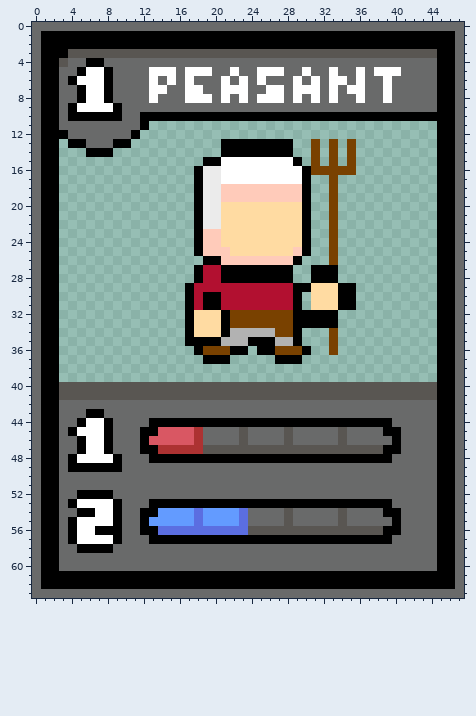
File history of a pixel-art file, Assets/Art/Peasant.aseprite. Above is the file before it was changed.
48x64 pixels, 1 frame.
Now the later version:
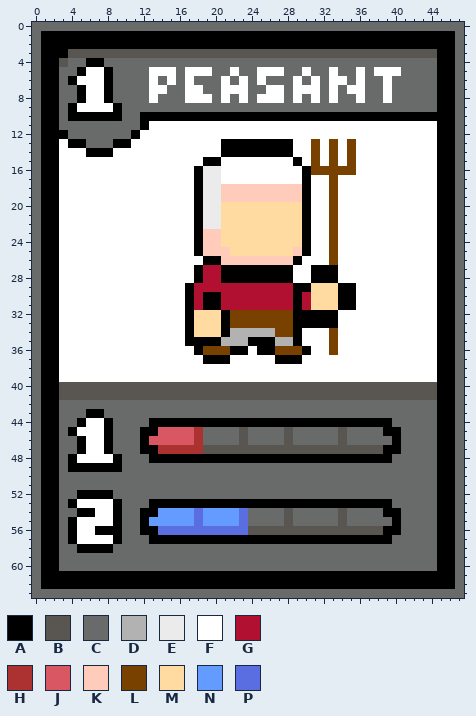
Palette (. is transparent): A #000000  B #595652  C #696a6a  D #b2b2b2  E #ebebeb  F #ffffff  G #b21030  H #ac3232  J #d95763  K #ffcbba  L #794100  M #ffdba2  N #639bff  P #5b6ee1
The edit:
@@ x 0..47 @@
 10 CAACAAAAAACCAAAAAAAAAAAAAAAAAAAAAAAAAAAAAAAAAAAC
-11 CAACCCCCCCCCA................................AAC
-12 CAAACCCCCCCA.................................AAC
-13 CAA.AACCCAA..........AAAAAAAA..L.L.L.........AAC
-14 CAA...AAA............AAAAAAAA..L.L.L.........AAC
-15 CAA................AAFFFFFFFFA.L.L.L.........AAC
-16 CAA...............AEEFFFFFFFFFALLLLL.........AAC
-17 CAA...............AEEFFFFFFFFFA..L...........AAC
-18 CAA...............AEEKKKKKKKKKA..L...........AAC
-19 CAA...............AEEKKKKKKKKKA..L...........AAC
-20 CAA...............AEEMMMMMMMMMA..L...........AAC
-21 CAA...............AEEMMMMMMMMMA..L...........AAC
-22 CAA...............AEEMMMMMMMMMA..L...........AAC
-23 CAA...............AKKMMMMMMMMMA..L...........AAC
-24 CAA...............AKKMMMMMMMMMA..L...........AAC
-25 CAA...............AKKKMMMMMMMKA..L...........AAC
-26 CAA................AAKKKKKKKKA...L...........AAC
-27 CAA...............AGGAAAAAAAA..AAA...........AAC
-28 CAA...............AGGAAAAAAAA..AAA...........AAC
-29 CAA..............AGGGGGGGGGGGAAMMMAA.........AAC
-30 CAA..............AGAAGGGGGGGGA.MMMAA.........AAC
-31 CAA..............AGAAGGGGGGGGA.MMMAA.........AAC
-32 CAA..............AMMMALLLLLLLAAAAA...........AAC
-33 CAA..............AMMMALLLLLLLAAAAA...........AAC
-34 CAA..............AMMMADDDDDLLA...L...........AAC
-35 CAA..............AAAADDDAAADDA...L...........AAC
-36 CAA...............ALLLAA.AALLLA..L...........AAC
-37 CAA................AAA.....AAA...............AAC
-38 CAA..........................................AAC
-39 CAA..........................................AAC
+11 CAACCCCCCCCCAFFFFFFFFFFFFFFFFFFFFFFFFFFFFFFFFAAC
+12 CAAACCCCCCCAFFFFFFFFFFFFFFFFFFFFFFFFFFFFFFFFFAAC
+13 CAAFAACCCAAFFFFFFFFFFAAAAAAAAFFLFLFLFFFFFFFFFAAC
+14 CAAFFFAAAFFFFFFFFFFFFAAAAAAAAFFLFLFLFFFFFFFFFAAC
+15 CAAFFFFFFFFFFFFFFFFAAFFFFFFFFAFLFLFLFFFFFFFFFAAC
+16 CAAFFFFFFFFFFFFFFFAEEFFFFFFFFFALLLLLFFFFFFFFFAAC
+17 CAAFFFFFFFFFFFFFFFAEEFFFFFFFFFAFFLFFFFFFFFFFFAAC
+18 CAAFFFFFFFFFFFFFFFAEEKKKKKKKKKAFFLFFFFFFFFFFFAAC
+19 CAAFFFFFFFFFFFFFFFAEEKKKKKKKKKAFFLFFFFFFFFFFFAAC
+20 CAAFFFFFFFFFFFFFFFAEEMMMMMMMMMAFFLFFFFFFFFFFFAAC
+21 CAAFFFFFFFFFFFFFFFAEEMMMMMMMMMAFFLFFFFFFFFFFFAAC
+22 CAAFFFFFFFFFFFFFFFAEEMMMMMMMMMAFFLFFFFFFFFFFFAAC
+23 CAAFFFFFFFFFFFFFFFAKKMMMMMMMMMAFFLFFFFFFFFFFFAAC
+24 CAAFFFFFFFFFFFFFFFAKKMMMMMMMMMAFFLFFFFFFFFFFFAAC
+25 CAAFFFFFFFFFFFFFFFAKKKMMMMMMMKAFFLFFFFFFFFFFFAAC
+26 CAAFFFFFFFFFFFFFFFFAAKKKKKKKKAFFFLFFFFFFFFFFFAAC
+27 CAAFFFFFFFFFFFFFFFAGGAAAAAAAAFFAAAFFFFFFFFFFFAAC
+28 CAAFFFFFFFFFFFFFFFAGGAAAAAAAAFFAAAFFFFFFFFFFFAAC
+29 CAAFFFFFFFFFFFFFFAGGGGGGGGGGGAAMMMAAFFFFFFFFFAAC
+30 CAAFFFFFFFFFFFFFFAGAAGGGGGGGGAGMMMAAFFFFFFFFFAAC
+31 CAAFFFFFFFFFFFFFFAGAAGGGGGGGGAGMMMAAFFFFFFFFFAAC
+32 CAAFFFFFFFFFFFFFFAMMMALLLLLLLAAAAAFFFFFFFFFFFAAC
+33 CAAFFFFFFFFFFFFFFAMMMALLLLLLLAAAAAFFFFFFFFFFFAAC
+34 CAAFFFFFFFFFFFFFFAMMMADDDDDLLAFFFLFFFFFFFFFFFAAC
+35 CAAFFFFFFFFFFFFFFAAAADDDAAADDAFFFLFFFFFFFFFFFAAC
+36 CAAFFFFFFFFFFFFFFFALLLAAFAALLLAFFLFFFFFFFFFFFAAC
+37 CAAFFFFFFFFFFFFFFFFAAAFFFFFAAAFFFFFFFFFFFFFFFAAC
+38 CAAFFFFFFFFFFFFFFFFFFFFFFFFFFFFFFFFFFFFFFFFFFAAC
+39 CAAFFFFFFFFFFFFFFFFFFFFFFFFFFFFFFFFFFFFFFFFFFAAC
 40 CAABBBBBBBBBBBBBBBBBBBBBBBBBBBBBBBBBBBBBBBBBBAAC
